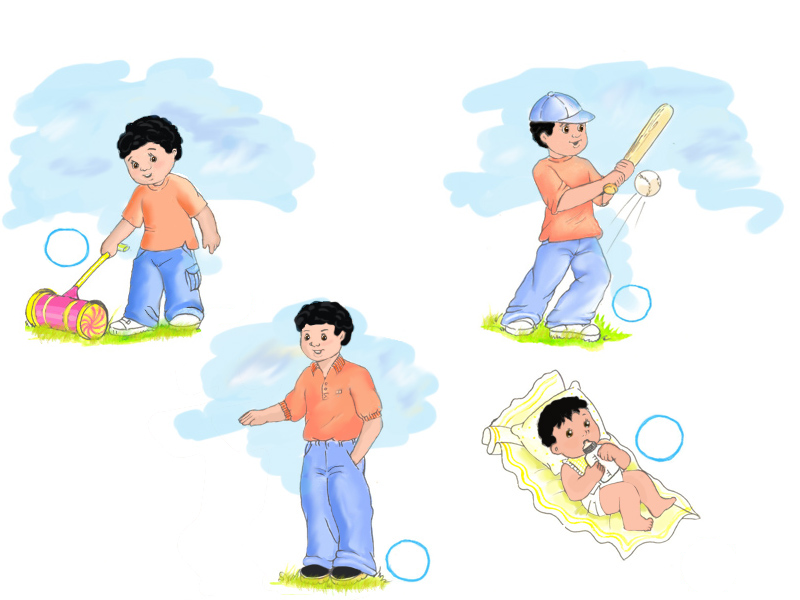
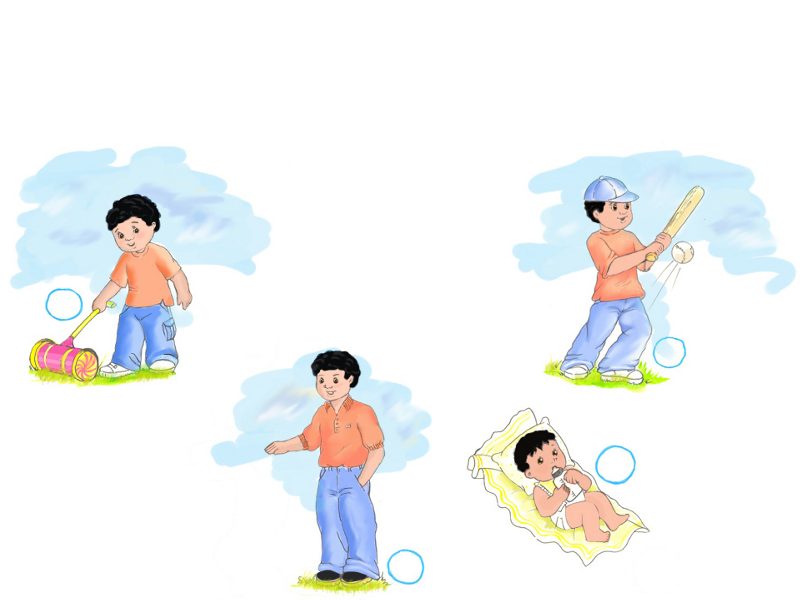
Layered file, before and after one edit (800 × 600). Changes by layer:
added layer "Capa pegada#1" above "Capa pegada" over [0, 124, 278, 394]
painted on "Capa pegada" over [0, 50, 800, 405]
painted on "Fondo" over [66, 50, 792, 600]
added layer "Capa nueva" over [0, 50, 800, 600]
